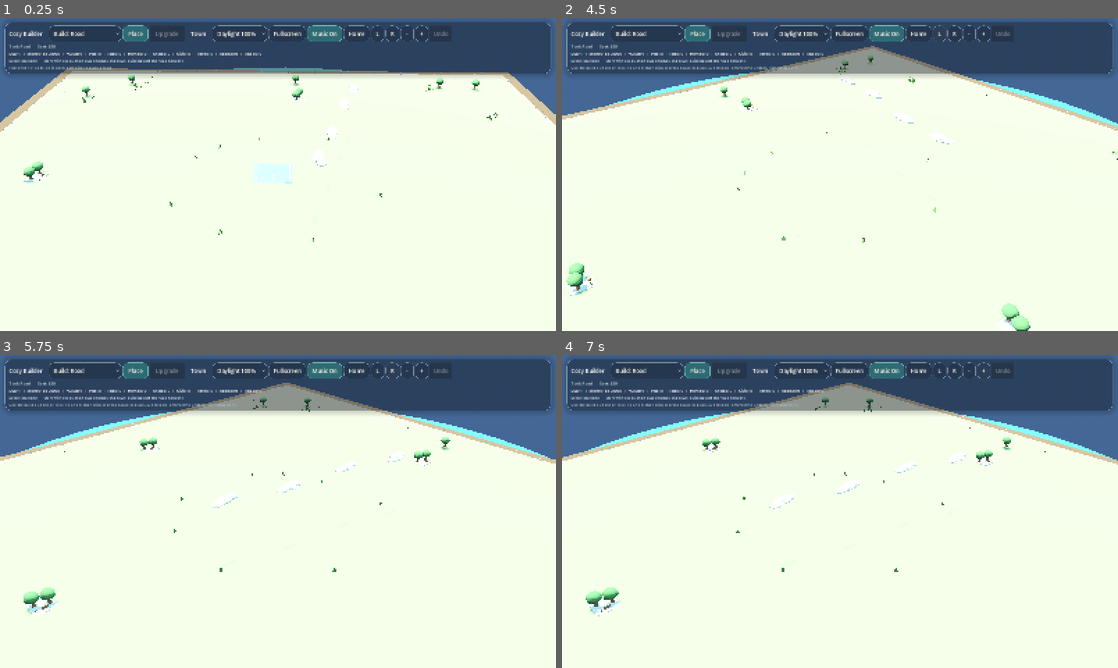
Above: before the commit, frames 1-4 (two rows, left to right).
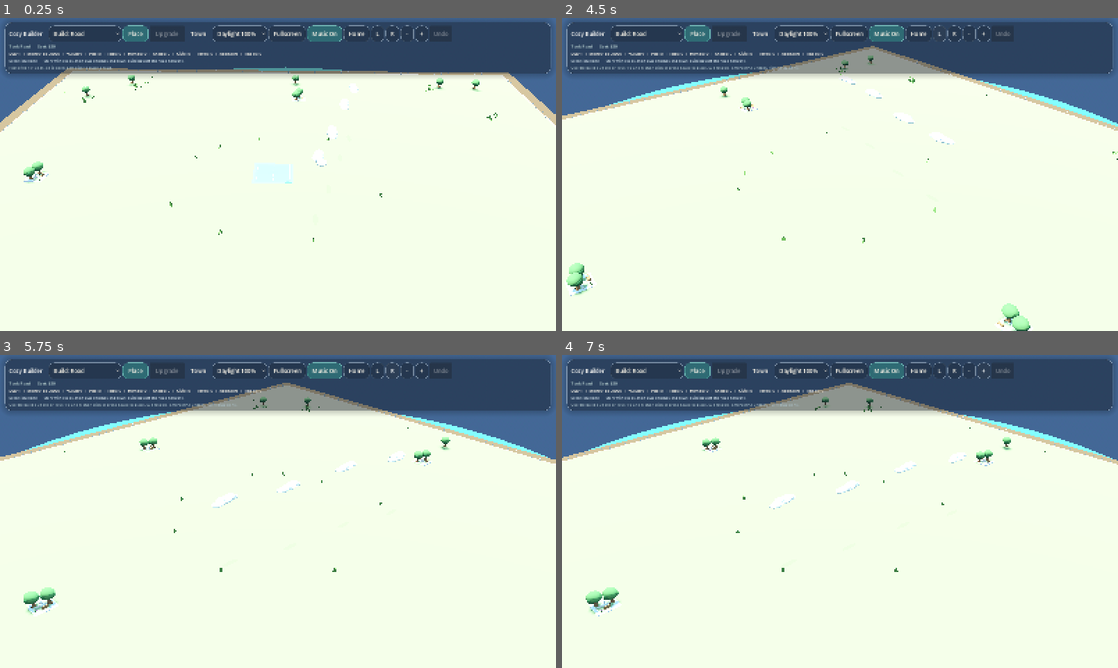
Above: after the commit, the same moments.

Repository: johnswaffles/my-backend-api
Game: Godot game, scene res://scenes/main_scene.tscn
The game is run twice, just before and just after one commit, with the same random seed, the same clock (stepped at 60 frames per second) and the same inputs.
Inputs:
- Up to frame 1 (0.25 s): no input
- Up to frame 2 (4.5 s): click "Build: Road" at 0.5 s; click "Place" at 1.25 s; click "Town" at 2 s; click "Daylight 100%" at 2.75 s; click "Home" at 3.5 s; click "L" at 4.25 s
- Up to frame 3 (5.75 s): click "R" at 5 s
- Up to frame 4 (7 s): click "-" at 5.75 s; click "+" at 6.5 s

The runs differ from the first frame. In frame 1, less than 0.1% of the frame differs, in the area x 6-86%, y 22-52%; in frame 2, less than 0.1%, in the area x 2-82%, y 14-100%; in frame 3, less than 0.1%; in frame 4, less than 0.1%.

Commit message:
Add third graphics polish pass

Diff:
--- a/cozy-builder-godot/scripts/building_system.gd
+++ b/cozy-builder-godot/scripts/building_system.gd
@@ -2793,6 +2793,7 @@
 		Vector3(0.2, 0.135, 0.22),
 	]:
 		_add_box(fender_data, Vector3(0.06, 0.035, 0.14), body_material, root)
+	_add_car_detail_package(root, index, body_material, trim_material, dark_trim, window_glass)
 	_add_vehicle_headlights_local(root, 0.39, 0.12, 0.15, 3.2, 0.34)
 	return root
 
@@ -2856,6 +2857,7 @@
 	_add_box(Vector3(0.0, 1.5, -0.44), Vector3(0.16, 0.025, 0.04), pole_material, root)
 	_add_box(Vector3(0.0, 0.2, 0.72), Vector3(0.5, 0.04, 0.08), brass_material, root)
 	_add_box(Vector3(0.0, 0.2, -0.72), Vector3(0.5, 0.04, 0.08), brass_material, root)
+	_add_trolley_detail_package(root, trim_material, stripe_material, brass_material, rail_glass)
 	_add_vehicle_headlights_local(root, 0.66, 0.18, 0.18, 4.0, 0.42)
 	return root
 
@@ -4501,7 +4503,7 @@
 		_add_bench_local(Vector3(0.52, 0.0, -0.16), -0.9, lot_root)
 	if tier >= 4:
 		if bool(profile.get("fountain", false)):
-			_add_local_sphere(Vector3(0.0, 0.14, 0.0), 0.22, 0.16, _make_material_from_color(palette.accent, 0.44), lot_root)
+			_add_park_fountain_local(Vector3(0.0, 0.07, 0.0), lot_root)
 		if bool(profile.get("paths", false)):
 			_add_box(Vector3(0.0, 0.06, 0.0), Vector3(0.82, 0.03, 0.82), _make_material_from_color(palette.trim, 0.56), lot_root)
 			_add_box(Vector3(0.0, 0.12, 0.0), Vector3(0.08, 0.24, 1.34), _make_material("d8c7ab", 0.9), lot_root)
@@ -4666,6 +4668,7 @@
 
 	if not preview:
 		_add_road_finish_details(root, vertical_straight, horizontal_straight, intersection, north, east, south, west)
+		_add_road_surface_polish_local(root, vertical_straight, horizontal_straight, intersection, north, east, south, west)
 
 	return root
 
@@ -4723,6 +4726,49 @@
 			_add_box(center + Vector3(offset, 0.0, 0.0), Vector3(0.12, 0.018, 0.66), _crosswalk_material, root)
 		else:
 			_add_box(center + Vector3(0.0, 0.0, offset), Vector3(0.66, 0.018, 0.12), _crosswalk_material, root)
+
+
+func _add_road_surface_polish_local(root: Node3D, vertical_straight: bool, horizontal_straight: bool, intersection: bool, north: bool, east: bool, south: bool, west: bool) -> void:
+	var seam_material := _make_material("333a42", 0.98)
+	var grate_material := _make_material("2d3034", 0.96)
+	var curb_cap_material := _make_material("f0eadc", 0.9)
+	if vertical_straight:
+		for z in [-1.6, 1.6]:
+			_add_box(Vector3(-1.78, 0.156, z), Vector3(0.16, 0.014, 0.08), curb_cap_material, root)
+			_add_box(Vector3(1.78, 0.156, z), Vector3(0.16, 0.014, 0.08), curb_cap_material, root)
+		_add_box(Vector3(-0.86, 0.13, 0.0), Vector3(0.025, 0.012, 3.28), seam_material, root)
+		_add_box(Vector3(0.86, 0.13, 0.0), Vector3(0.025, 0.012, 3.28), seam_material, root)
+		_add_drain_grate_local(root, Vector3(-1.48, 0.16, -1.18), true, grate_material)
+		_add_drain_grate_local(root, Vector3(1.48, 0.16, 1.18), true, grate_material)
+	elif horizontal_straight:
+		for x in [-1.6, 1.6]:
+			_add_box(Vector3(x, 0.156, -1.78), Vector3(0.08, 0.014, 0.16), curb_cap_material, root)
+			_add_box(Vector3(x, 0.156, 1.78), Vector3(0.08, 0.014, 0.16), curb_cap_material, root)
+		_add_box(Vector3(0.0, 0.13, -0.86), Vector3(3.28, 0.012, 0.025), seam_material, root)
+		_add_box(Vector3(0.0, 0.13, 0.86), Vector3(3.28, 0.012, 0.025), seam_material, root)
+		_add_drain_grate_local(root, Vector3(-1.18, 0.16, -1.48), false, grate_material)
+		_add_drain_grate_local(root, Vector3(1.18, 0.16, 1.48), false, grate_material)
+	elif intersection:
+		_add_ellipse_disc_local(Vector3(0.0, 0.158, 0.0), Vector2(0.32, 0.32), 0.012, seam_material, root, 0.0)
+		if north:
+			_add_drain_grate_local(root, Vector3(-1.42, 0.16, -1.44), true, grate_material)
+		if south:
+			_add_drain_grate_local(root, Vector3(1.42, 0.16, 1.44), true, grate_material)
+		if east:
+			_add_drain_grate_local(root, Vector3(1.44, 0.16, -1.42), false, grate_material)
+		if west:
+			_add_drain_grate_local(root, Vector3(-1.44, 0.16, 1.42), false, grate_material)
+
+
+func _add_drain_grate_local(root: Node3D, center: Vector3, vertical: bool, material: Material) -> void:
+	var grate_size := Vector3(0.22, 0.012, 0.08) if vertical else Vector3(0.08, 0.012, 0.22)
+	_add_box(center, grate_size, material, root)
+	for i in range(3):
+		var offset := (float(i) - 1.0) * 0.055
+		if vertical:
+			_add_box(center + Vector3(offset, 0.008, 0.0), Vector3(0.012, 0.008, 0.08), _road_edge_highlight_material, root)
+		else:
+			_add_box(center + Vector3(0.0, 0.008, offset), Vector3(0.08, 0.008, 0.012), _road_edge_highlight_material, root)
 
 
 func _road_in_source(cell: Vector2i, road_source: Array) -> bool:
@@ -4960,6 +5006,7 @@
 	_add_local_sphere(Vector3(0.24, 0.84, -0.08), 0.32, 0.58, _leaf_material_dark, root)
 	_add_local_sphere(Vector3(0.08, 1.13, -0.06), 0.26, 0.4, _leaf_material_light, root)
 	_add_local_sphere(Vector3(-0.02, 0.74, 0.12), 0.3, 0.36, _leaf_material_dark, root)
+	_add_tree_detail_local(Vector3.ZERO, root)
 
 
 func _add_grass_clump(position_3d: Vector3, scale_factor: float) -> void:
@@ -4987,15 +5034,29 @@
 	_nature_root.add_child(root)
 	_register_nature_feature(root, 1.08)
 	_add_box(Vector3(0.0, 0.02, 0.0), Vector3(1.8, 0.05, 1.8), _make_material("eef4f5", 0.84), root)
+	_add_ellipse_disc_local(Vector3(0.0, 0.055, 0.0), Vector2(1.34, 1.16), 0.025, _make_material("9caf78", 0.98), root, 18.0)
+	_add_box(Vector3(0.0, 0.08, 0.0), Vector3(1.48, 0.024, 0.14), _make_material("d9cbb7", 0.9), root)
+	_add_box(Vector3(0.0, 0.082, 0.0), Vector3(0.14, 0.024, 1.28), _make_material("d9cbb7", 0.9), root)
+	_add_park_fountain_local(Vector3(0.0, 0.09, 0.04), root)
 	_add_local_tree(Vector3(-0.55, 0.0, -0.1), root)
 	_add_local_tree(Vector3(0.52, 0.0, 0.28), root)
 	_add_bench_local(Vector3(0.0, 0.06, -0.58), 0.0, root)
+	_add_box(Vector3(-0.62, 0.1, 0.58), Vector3(0.42, 0.08, 0.12), _make_material("a57649", 0.72), root)
 	_add_local_flower_patch(Vector3(0.58, 0.08, -0.55), 4, _flower_material_pink, root)
 
 
 func _add_planter(position_3d: Vector3) -> void:
 	_add_box(position_3d, Vector3(0.22, 0.14, 0.22), _stone_material, building_root)
 	_add_sphere(position_3d + Vector3(0.0, 0.18, 0.0), 0.14, 0.2, _leaf_material)
+
+
+func _add_park_fountain_local(position_3d: Vector3, parent: Node) -> void:
+	var basin_material := _make_material("d8d4c8", 0.88)
+	var water_material := _make_transparent_material(Color("aee0eb"), 0.24, 0.38)
+	_add_ellipse_disc_local(position_3d + Vector3(0.0, 0.0, 0.0), Vector2(0.44, 0.44), 0.08, basin_material, parent, 0.0)
+	_add_ellipse_disc_local(position_3d + Vector3(0.0, 0.052, 0.0), Vector2(0.32, 0.32), 0.02, water_material, parent, 0.0)
+	_add_local_cylinder(position_3d + Vector3(0.0, 0.16, 0.0), 0.045, 0.06, 0.18, basin_material, parent)
+	_add_local_sphere(position_3d + Vector3(0.0, 0.28, 0.0), 0.08, 0.08, water_material, parent)
 
 
 func _add_flower_patch(center: Vector3, count: int, material: StandardMaterial3D) -> void:
@@ -5292,6 +5353,46 @@
 	parent.add_child(ground_glow)
 
 
+func _add_car_detail_package(root: Node3D, index: int, body_material: Material, trim_material: Material, dark_trim: Material, glass_material: Material) -> void:
+	var style := posmod(index, 3)
+	var chrome_material := _make_material("ddd6c8", 0.72)
+	var amber_material := _make_material("f0b14e", 0.42, 0.0, true, "ffc069", 0.16)
+	_add_box(Vector3(-0.225, 0.31, 0.16), Vector3(0.045, 0.045, 0.06), dark_trim, root)
+	_add_box(Vector3(0.225, 0.31, 0.16), Vector3(0.045, 0.045, 0.06), dark_trim, root)
+	_add_box(Vector3(-0.155, 0.152, 0.368), Vector3(0.045, 0.026, 0.018), amber_material, root)
+	_add_box(Vector3(0.155, 0.152, 0.368), Vector3(0.045, 0.026, 0.018), amber_material, root)
+	match style:
+		0:
+			_add_box(Vector3(0.0, 0.402, -0.06), Vector3(0.24, 0.025, 0.26), chrome_material, root)
+			_add_box(Vector3(-0.12, 0.424, -0.06), Vector3(0.025, 0.035, 0.3), dark_trim, root)
+			_add_box(Vector3(0.12, 0.424, -0.06), Vector3(0.025, 0.035, 0.3), dark_trim, root)
+		1:
+			_add_soft_block(Vector3(0.0, 0.27, -0.2), Vector3(0.34, 0.2, 0.28), body_material, root, 0.05)
+			_add_box(Vector3(0.0, 0.35, -0.36), Vector3(0.24, 0.075, 0.035), glass_material, root)
+			_add_box(Vector3(0.0, 0.16, -0.47), Vector3(0.28, 0.05, 0.035), chrome_material, root)
+		2:
+			_add_box(Vector3(0.0, 0.24, -0.22), Vector3(0.32, 0.05, 0.24), dark_trim, root)
+			_add_box(Vector3(-0.16, 0.28, -0.22), Vector3(0.035, 0.11, 0.26), body_material, root)
+			_add_box(Vector3(0.16, 0.28, -0.22), Vector3(0.035, 0.11, 0.26), body_material, root)
+			_add_box(Vector3(0.0, 0.3, -0.36), Vector3(0.32, 0.045, 0.035), body_material, root)
+
+
+func _add_trolley_detail_package(root: Node3D, trim_material: Material, stripe_material: Material, brass_material: Material, rail_glass: Material) -> void:
+	var dark_material := _make_material("3d3430", 0.84)
+	for z in [-0.28, 0.28]:
+		_add_box(Vector3(-0.326, 0.36, z), Vector3(0.03, 0.28, 0.18), dark_material, root)
+		_add_box(Vector3(0.326, 0.36, z), Vector3(0.03, 0.28, 0.18), dark_material, root)
+		_add_box(Vector3(-0.345, 0.44, z), Vector3(0.022, 0.08, 0.11), rail_glass, root)
+		_add_box(Vector3(0.345, 0.44, z), Vector3(0.022, 0.08, 0.11), rail_glass, root)
+	_add_box(Vector3(0.0, 0.36, 0.705), Vector3(0.26, 0.2, 0.025), trim_material, root)
+	_add_box(Vector3(0.0, 0.43, 0.73), Vector3(0.16, 0.055, 0.018), stripe_material, root)
+	_add_box(Vector3(0.0, 0.36, -0.705), Vector3(0.26, 0.2, 0.025), trim_material, root)
+	_add_box(Vector3(0.0, 0.66, 0.66), Vector3(0.4, 0.035, 0.03), brass_material, root)
+	_add_box(Vector3(0.0, 0.66, -0.66), Vector3(0.4, 0.035, 0.03), brass_material, root)
+	_add_box(Vector3(-0.36, 0.18, 0.0), Vector3(0.035, 0.04, 0.86), brass_material, root)
+	_add_box(Vector3(0.36, 0.18, 0.0), Vector3(0.035, 0.04, 0.86), brass_material, root)
+
+
 func _add_vehicle_headlights_local(parent: Node, front_z: float, half_width: float, light_y: float, light_range: float, light_energy: float) -> void:
 	var headlight_material := _make_material("fff5dd", 0.04, 0.0, true, "fff0b9", 1.25)
 	var halo_material := _make_transparent_material(Color("fff1b8"), 0.08, 0.18)
@@ -5427,6 +5528,31 @@
 	_add_local_sphere(position_3d + Vector3(0.24, 0.84, -0.08), 0.32, 0.58, _leaf_material_dark, parent)
 	_add_local_sphere(position_3d + Vector3(0.06, 1.11, -0.04), 0.24, 0.38, _leaf_material_light, parent)
 	_add_local_sphere(position_3d + Vector3(-0.02, 0.74, 0.12), 0.28, 0.34, _leaf_material_dark, parent)
+	_add_tree_detail_local(position_3d, parent)
+
+
+func _add_tree_detail_local(position_3d: Vector3, parent: Node) -> void:
+	var bark_dark := _make_material("5c412d", 0.96)
+	var leaf_spark := _make_material("9dc06e", 0.9)
+	var fruit_material := _make_material("d96d5c", 0.78)
+	var variant := posmod(int(round((position_3d.x + 17.0) * 11.0 + (position_3d.z + 23.0) * 7.0)), 4)
+	for root_angle in [0.0, 120.0, 240.0]:
+		var root_dir := Vector3(cos(deg_to_rad(root_angle)), 0.0, sin(deg_to_rad(root_angle)))
+		var root_piece := _add_box(position_3d + root_dir * 0.12 + Vector3(0.0, 0.07, 0.0), Vector3(0.22, 0.045, 0.055), bark_dark, parent)
+		root_piece.rotation_degrees.y = -root_angle
+	for branch_data in [
+		{"offset": Vector3(-0.12, 0.68, 0.02), "rot_z": -28.0, "rot_x": 8.0},
+		{"offset": Vector3(0.12, 0.72, -0.03), "rot_z": 26.0, "rot_x": -5.0},
+	]:
+		var offset: Vector3 = branch_data["offset"]
+		var branch := _add_local_cylinder(position_3d + offset, 0.035, 0.05, 0.36, bark_dark, parent)
+		branch.rotation_degrees.z = float(branch_data["rot_z"])
+		branch.rotation_degrees.x = float(branch_data["rot_x"])
+	_add_local_sphere(position_3d + Vector3(-0.18, 1.1, 0.14), 0.11, 0.08, leaf_spark, parent)
+	_add_local_sphere(position_3d + Vector3(0.18, 1.02, -0.18), 0.1, 0.07, leaf_spark, parent)
+	if variant == 0 or variant == 2:
+		_add_local_sphere(position_3d + Vector3(-0.22, 0.88, 0.16), 0.045, 0.045, fruit_material, parent)
+		_add_local_sphere(position_3d + Vector3(0.16, 0.78, -0.24), 0.038, 0.038, fruit_material, parent)
 
 
 func _add_local_flower_patch(center: Vector3, count: int, material: StandardMaterial3D, parent: Node) -> void:
Not shown, changed: public/godot-playtest/index.html
Not shown, changed: public/godot-playtest/index.pck
